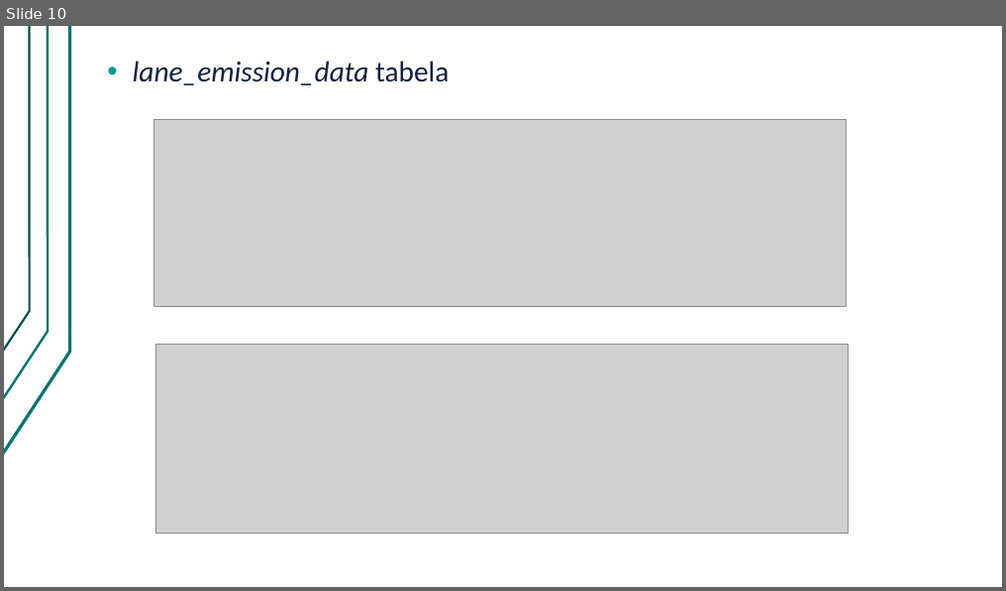
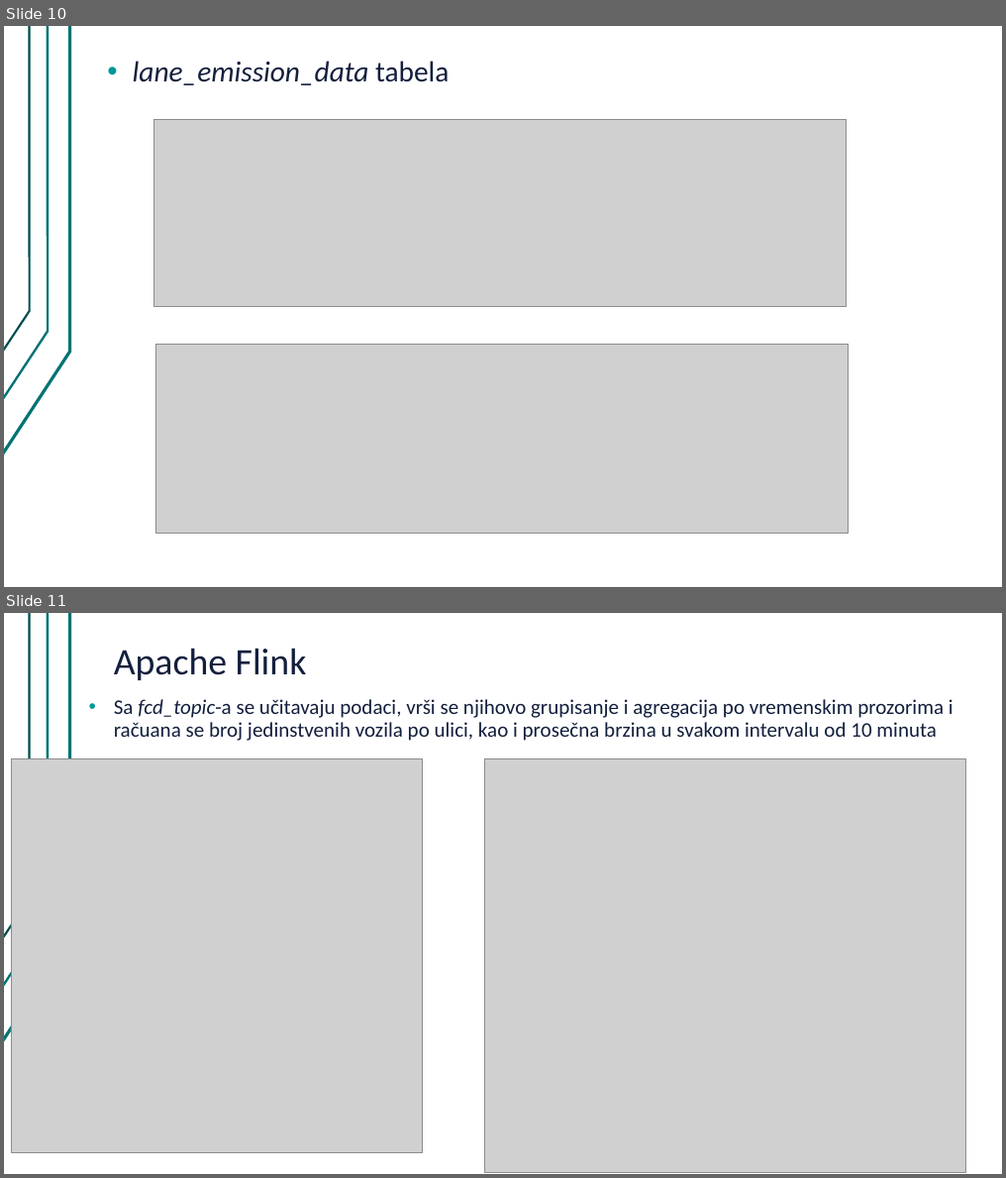
Before and after one commit to kacamarinovic/BDS_Project2, a slide deck: BDS_Project2_prezentacija.pptx. Shown one above the other, each under a label of ours: slide 10 before the commit, slides 10 and 11 after it. The pictures are 1006x591 and 1006x1178 pixels, drawn with LibreOffice and Linux fonts; fonts in the diff are those of the drawing; grey boxes stand for pictures. Boxes give left, top, right and bottom in pixels: in the first picture for what was removed or moved away, otherwise in the second. Text is boxed around its words. In the diff, an @@ line names an element or a change of style, - is before the commit and + after.

Commit message:
flink

```diff
--- a/BDS_Project2_prezentacija.pptx
+++ b/BDS_Project2_prezentacija.pptx
@@ slide 11 added at [4,613,1002,1174], background #FFFFFF; not listed: 3 template elements that a slide beside it also shows @@
@@ title added at [114,648,307,680], 36 pt, text #131F3E @@
+Apache Flink
@@ text added at [114,699,953,741], 20 pt, text #131F3E @@
+• Sa fcd_topic-a se učitavaju podaci, vrši se njihovo grupisanje i agregacija po vremenskim prozorima i račuana se broj jedinstvenih vozila po ulici, kao i prosečna brzina u svakom intervalu od 10 minuta
@@ picture added at [11,759,423,1154] @@
@@ picture added at [484,759,965,1173] @@
```
Also in this commit, not shown: 2 slides changed, 1 other slide added, 3 other files.
